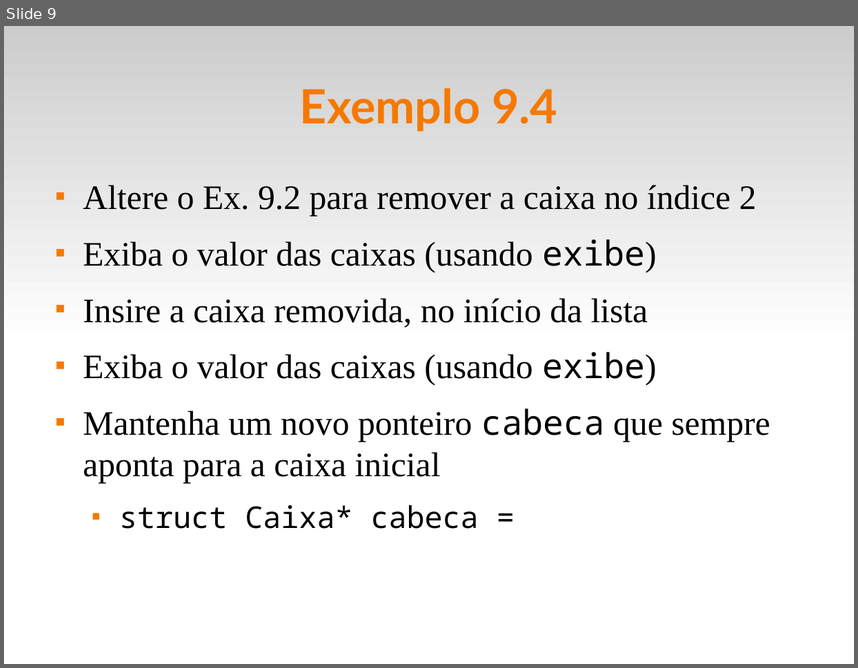
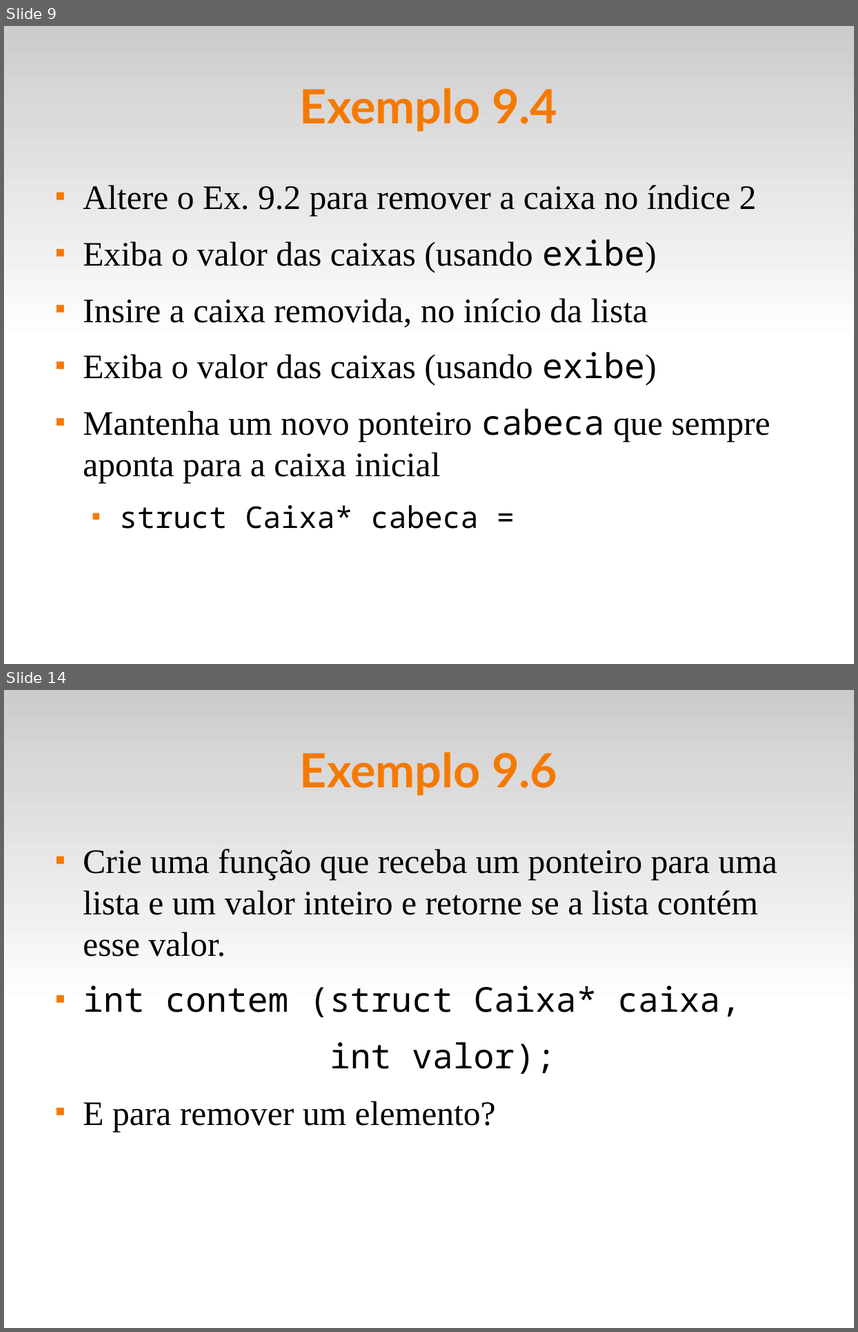
Before and after one commit to fsantanna-uerj/LP1, a slide deck: Slides/lp1-09-listas.odp. Shown one above the other, each under a label of ours: slide 9 before the commit, slides 9 and 14 after it; the slides between them are not shown. The pictures are 858x668 and 858x1332 pixels, drawn with LibreOffice and Linux fonts; fonts in the diff are those of the drawing. Boxes give left, top, right and bottom in pixels: in the first picture for what was removed or moved away, otherwise in the second. Text is boxed around its words. In the diff, an @@ line names an element or a change of style, - is before the commit and + after.

```diff
--- a/Slides/lp1-09-listas.odp
+++ b/Slides/lp1-09-listas.odp
@@ slide 14 added at [4, 690, 854, 1328], background #FFFFFF; not listed: 1 template element that a slide beside it also shows @@
@@ title added at [300, 752, 557, 796], 44 pt, text #F57900, bold @@
+Exemplo 9.6
@@ text added at [83, 849, 777, 1132], 32 pt, text #000000 @@
+■ Crie uma função que receba um ponteiro para uma lista e um valor inteiro e retorne se a lista contém esse valor.
+■ int contem (struct Caixa* caixa,
+int valor);
+■ E para remover um elemento?
```
Also in this commit, not shown: 7 other slides added, 5 other files.
